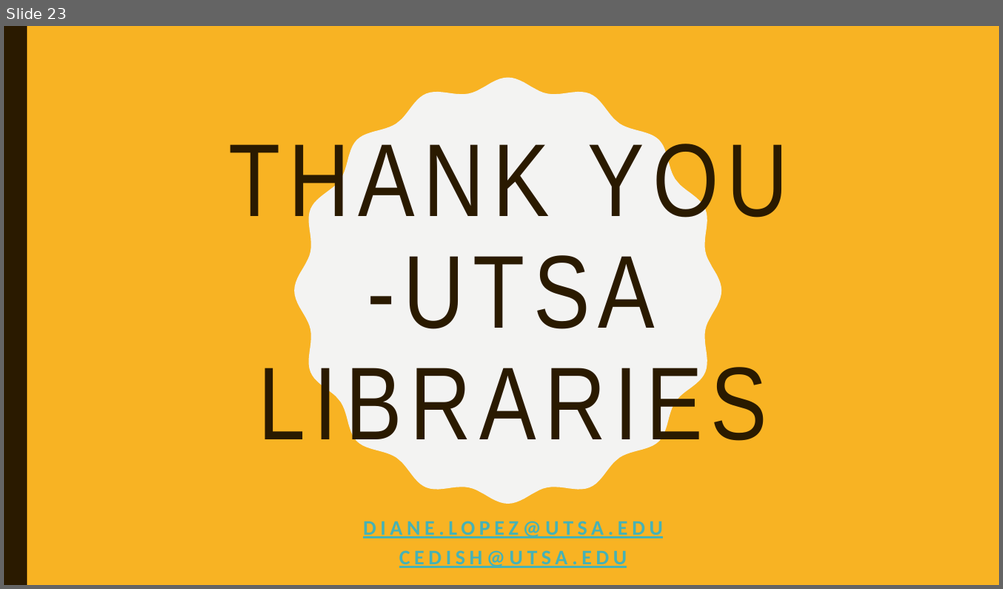
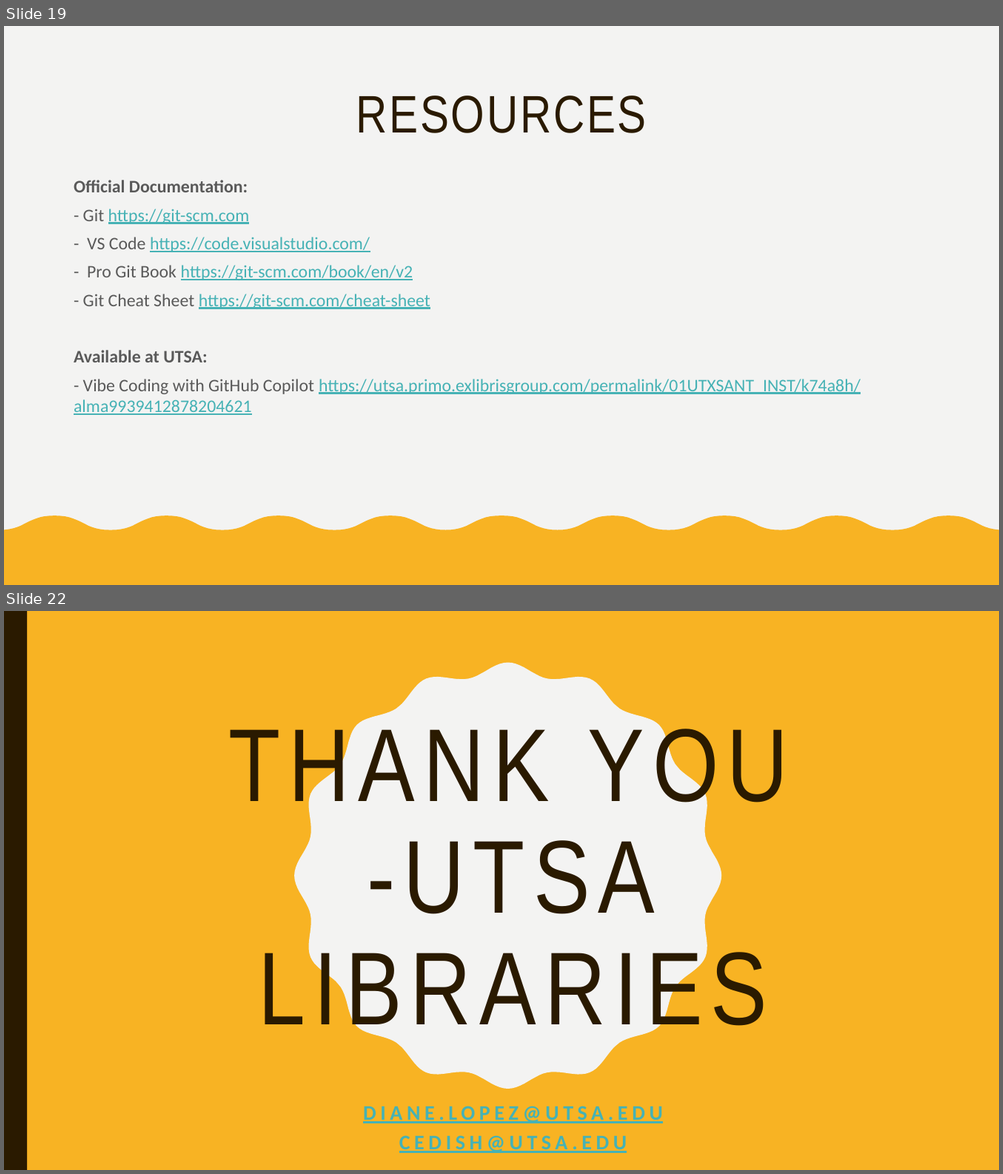
Before and after one commit to dianita956/git_vscode_wrkshp26, a slide deck: git_vscode_spring26_workshop.pptx. Shown one above the other, each under a label of ours: slide 23 before the commit, slides 19 and 22 after it; the slides between them are not shown. The pictures are 1003x589 and 1003x1174 pixels, drawn with LibreOffice and Linux fonts; fonts in the diff are those of the drawing. Boxes give left, top, right and bottom in pixels: in the first picture for what was removed or moved away, otherwise in the second. Text is boxed around its words. In the diff, an @@ line names an element or a change of style, - is before the commit and + after.

```diff
--- a/git_vscode_spring26_workshop.pptx
+++ b/git_vscode_spring26_workshop.pptx
@@ slide 19 added at (4, 26, 999, 585), background #F3F3F2 @@
@@ freeform shape added at (4, 26, 77, 585), fill #2A1A00 @@
@@ rectangle added at (4, 26, 999, 585), fill #F3F3F2 @@
@@ rectangle added at (976, 26, 999, 585), fill #F8B323 @@
@@ title added at (356, 96, 646, 133), 51 pt, text #2A1A00 @@
+RESOURCES
@@ text added at (74, 180, 860, 415), 17 pt, text #46B2B5, underline @@
+Official Documentation:
+- Git https://git-scm.com
+- VS Code https://code.visualstudio.com/
+- Pro Git Book https://git-scm.com/book/en/v2
+- Git Cheat Sheet https://git-scm.com/cheat-sheet
+Available at UTSA:
+- Vibe Coding with GitHub Copilot https://utsa.primo.exlibrisgroup.com/permalink/01UTXSANT_INST/k74a8h/alma9939412878204621
@@ freeform shape added at (4, 516, 999, 585), fill #F8B323 @@
@@ what was slide 23 is now slide 22 @@
```
Also in this commit, not shown: 3 slides changed, 16 other slides added, 18 slides removed, 2 other files.
